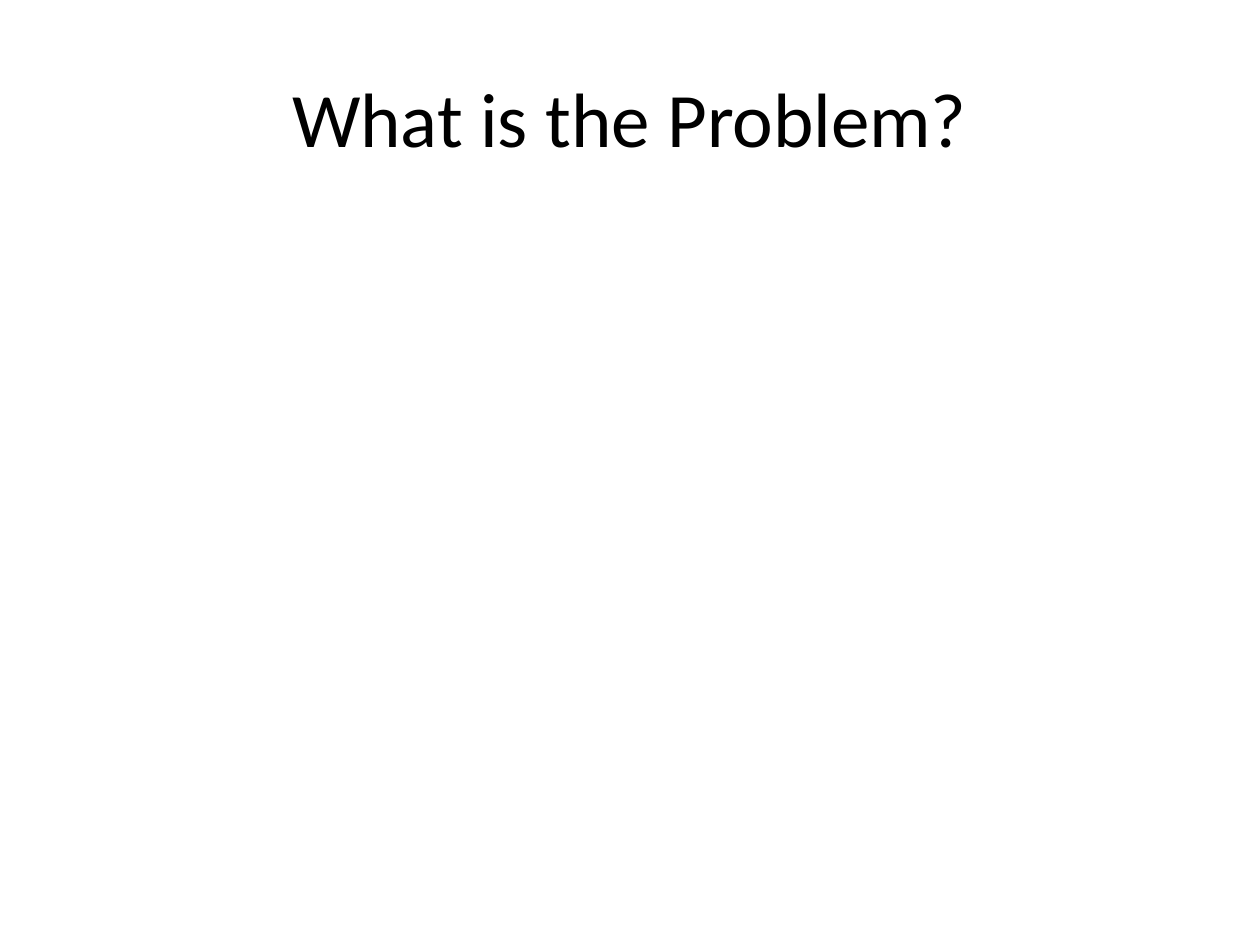
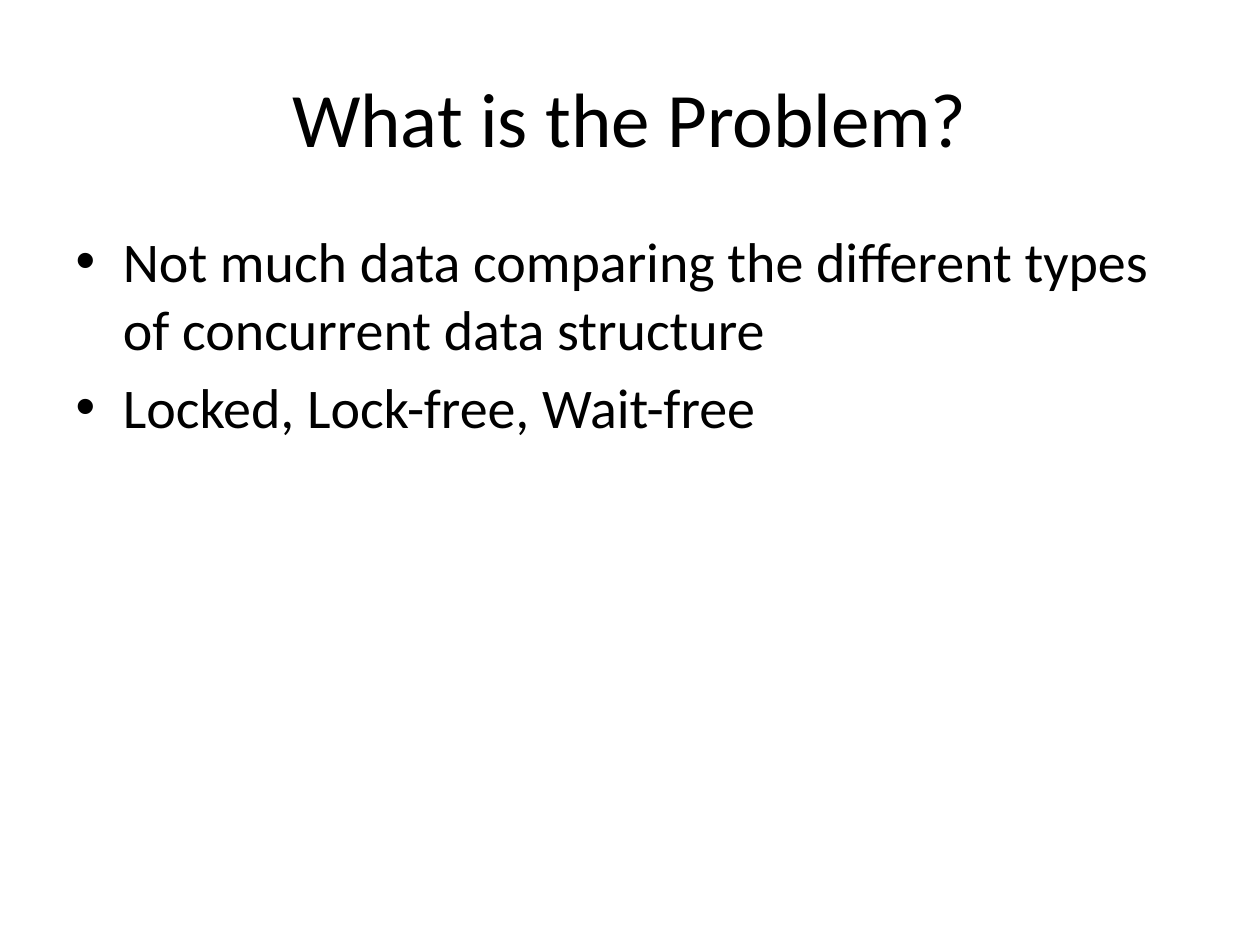
Before and after one commit to gibsonma/FYP, a slide deck: slide 2 of Report/FYP_Presentation.pptx. Drawn at 1260x945 pixels with LibreOffice and Linux fonts; fonts in the diff are those of the drawing. Boxes give left, top, right and bottom in pixels: in the first picture for what was removed or moved away, otherwise in the second. Text is boxed around its words. In the diff, an @@ line names an element or a change of style, - is before the commit and + after.

```diff
--- a/Report/FYP_Presentation.pptx
+++ b/Report/FYP_Presentation.pptx
@@ text added at (x1=123, y1=243, x2=1148, y2=435), 32 pt, text #000000 @@
+• Not much data comparing the different types of concurrent data structure
+• Locked, Lock-free, Wait-free
```
Also in this commit, not shown: 5 other files.
